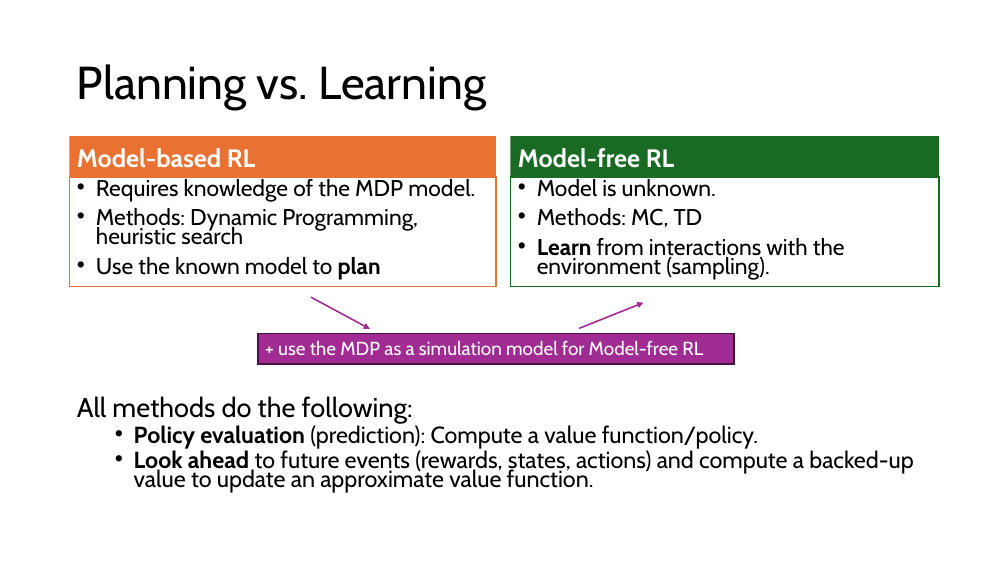
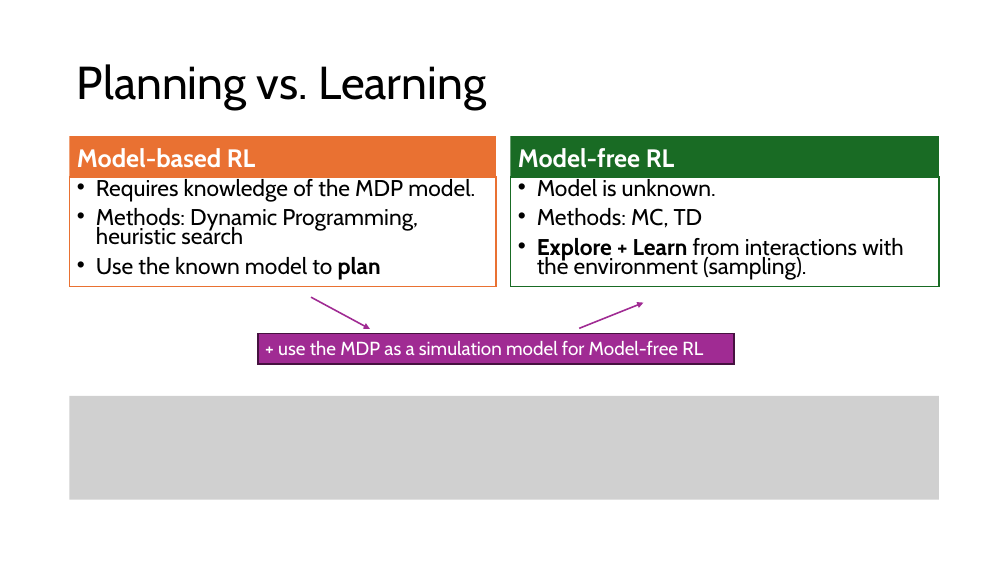
Before and after one commit to mhahsler/Introduction_to_Reinforcement_Learning, a slide deck: slide 5 of slides/Lecture_Chapter08.pptx. Drawn at 1008x567 pixels with LibreOffice and Linux fonts; fonts in the diff are those of the drawing; grey boxes stand for pictures. Boxes give left, top, right and bottom in pixels: in the first picture for what was removed or moved away, otherwise in the second. Text is boxed around its words. In the diff, an @@ line names an element or a change of style, - is before the commit and + after.

```diff
--- a/slides/Lecture_Chapter08.pptx
+++ b/slides/Lecture_Chapter08.pptx
@@ text at [537, 238, 903, 280]: text changed @@
-• Learn from interactions with the environment (sampling).
+• Explore + Learn from interactions with the environment (sampling).
@@ picture added at [70, 396, 939, 500] @@
@@ text removed at [77, 396, 914, 493] @@
-All methods do the following:
-  • Policy evaluation (prediction): Compute a value function/policy.
-  • Look ahead to future events (rewards, states, actions) and compute a backed-up value to update an approximate value function.
```
Also in this commit, not shown: 5 other slides changed, 5 other files.
